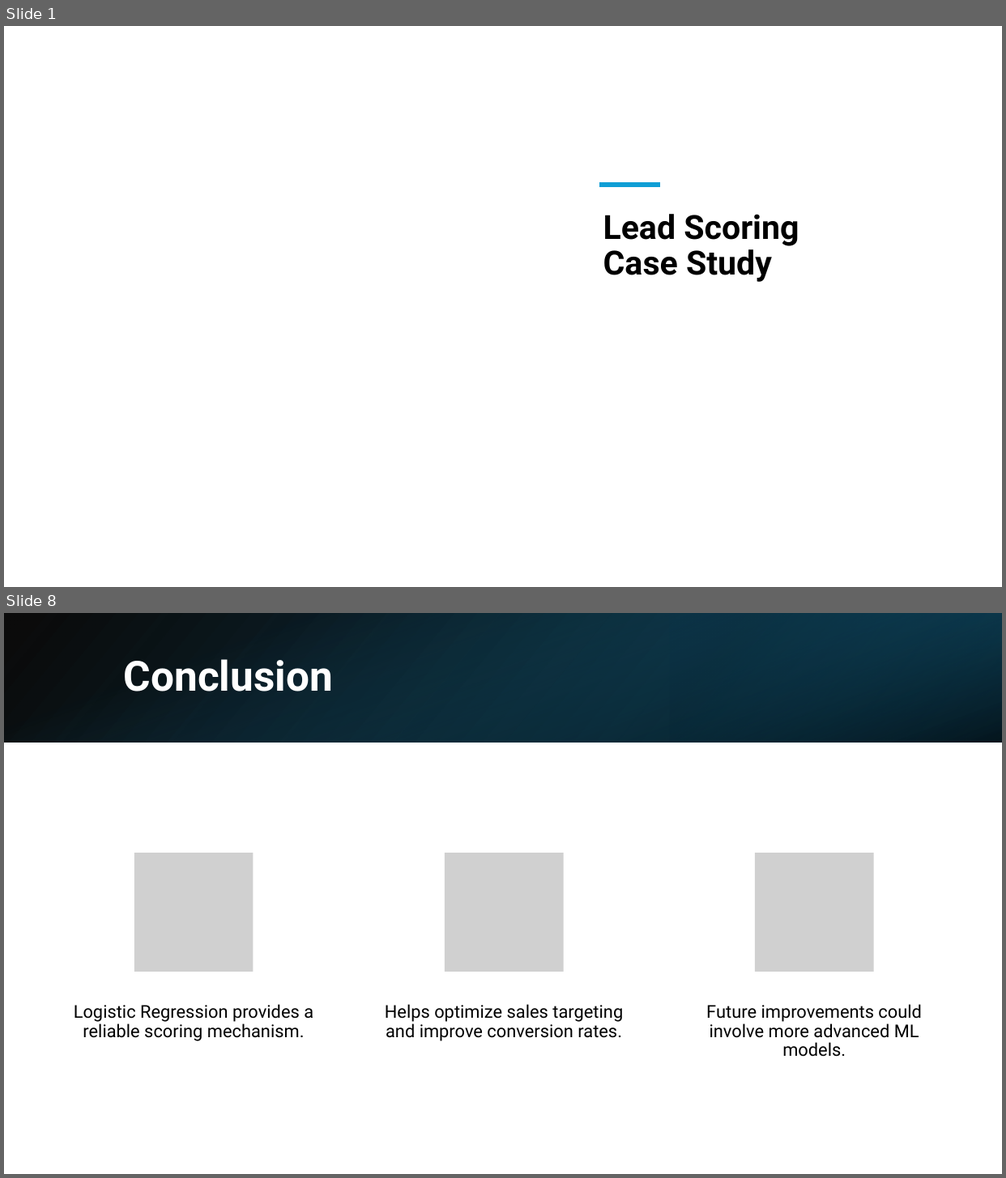
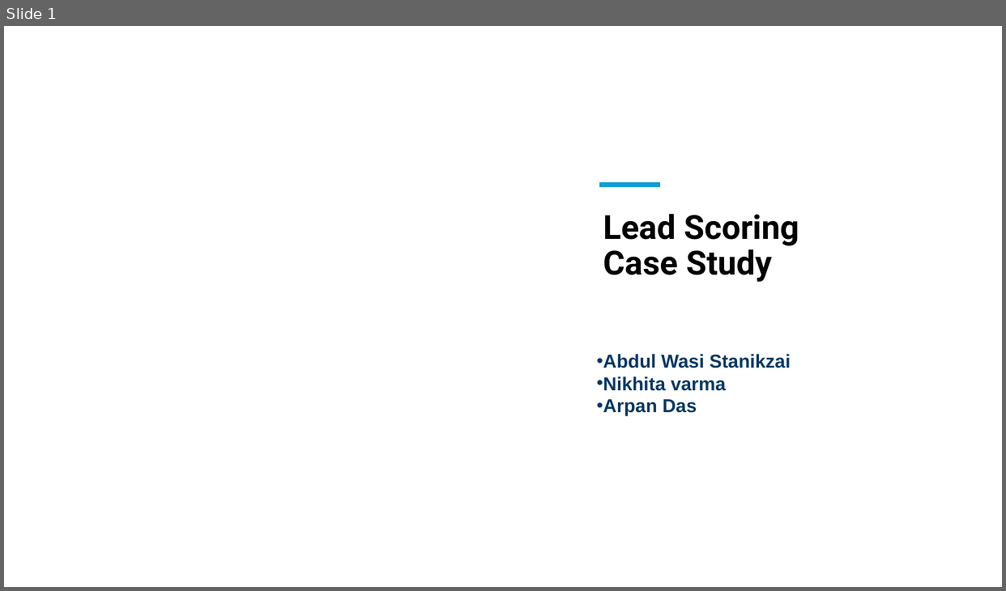
Before and after one commit to Wasistanikzai/Lead-Scoring-Case-Study, a slide deck: Presentation of Case Study.pptx. Shown one above the other, each under a label of ours: slides 1 and 8 before the commit, slide 1 after it; the slides between them are not shown. The pictures are 1006x1178 and 1006x591 pixels, drawn with LibreOffice and Linux fonts; fonts in the diff are those of the drawing; grey boxes stand for pictures; background and template pictures are left out. Boxes give left, top, right and bottom in pixels: in the first picture for what was removed or moved away, otherwise in the second. Text is boxed around its words. In the diff, an @@ line names an element or a change of style, - is before the commit and + after.

```diff
--- a/Presentation of Case Study.pptx
+++ b/Presentation of Case Study.pptx
@@ slide 8 removed at <box>4,613,1002,1174</box>, background #FFFFFF @@
@@ rectangle removed at <box>4,613,1002,742</box> @@
@@ rectangle removed at <box>4,613,1002,742</box> @@
@@ rectangle removed at <box>670,613,1002,742</box> @@
@@ title removed at <box>124,659,333,692</box> @@
-Conclusion
@@ group removed at <box>74,854,922,1057</box>: 3 pictures, 3 texts @@
-Logistic Regression provides a reliable scoring mechanism.
-Helps optimize sales targeting and improve conversion rates.
-Future improvements could involve more advanced ML models.
@@ slide 1 changed as well @@
@@ text added at <box>603,354,791,416</box>, 18 pt, text #073763, bold @@
+• Abdul Wasi Stanikzai
+• Nikhita varma
+• Arpan Das
```
Also in this commit, not shown: 2 other slides changed, 10 slides added, 4 other slides removed, 7 other files.
